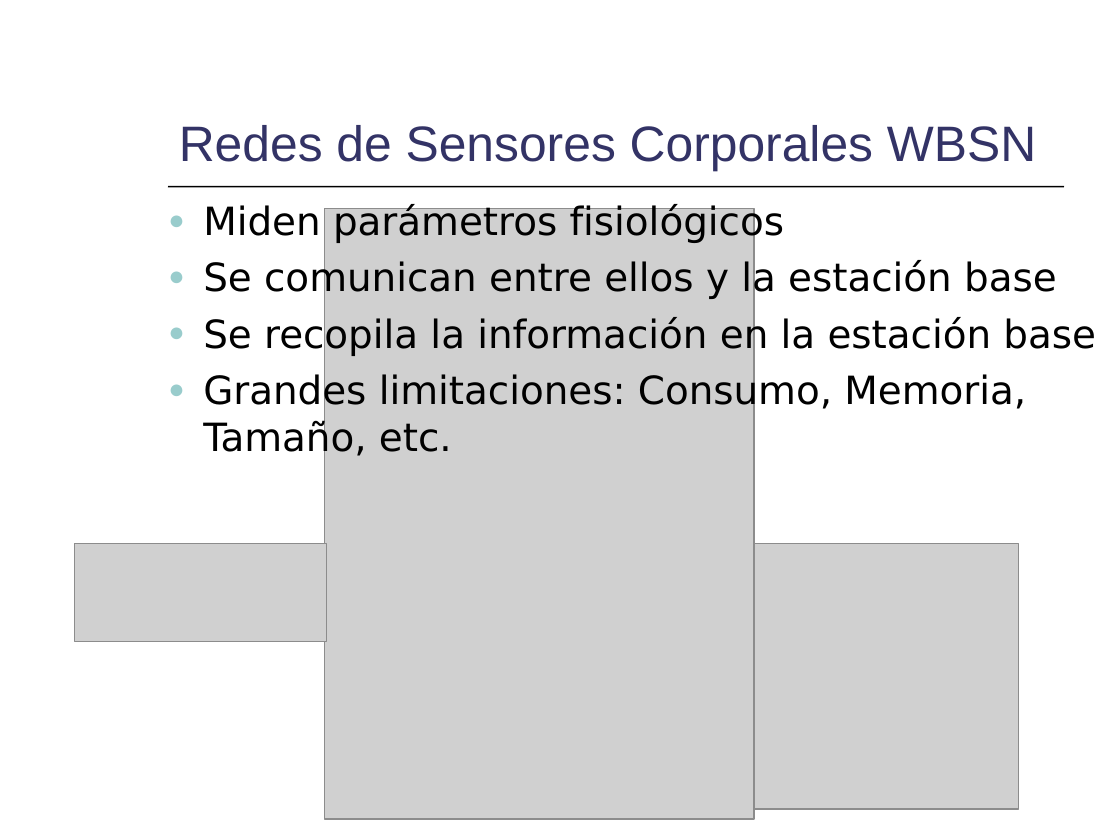
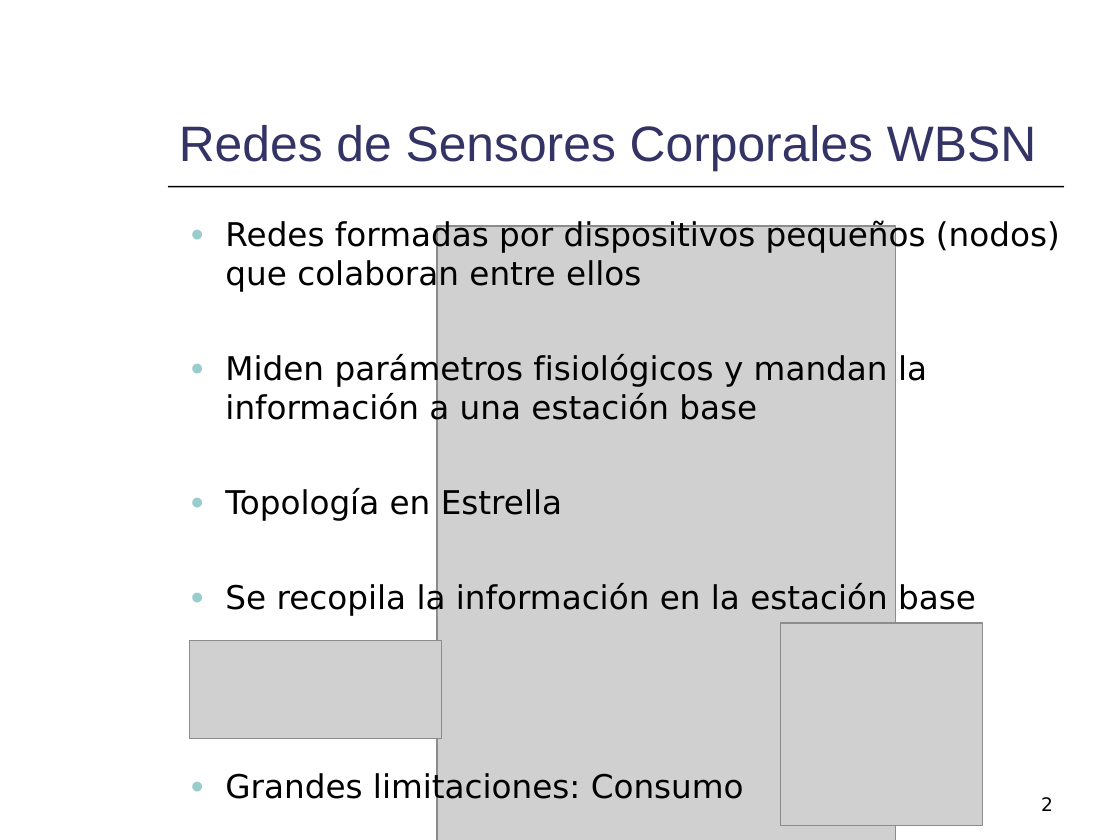
Before and after one commit to mmja/redsensores, a slide deck: slide 2 of Memoria/Consumo.ppt (slide 3 before the commit). Drawn at 1120x840 pixels with LibreOffice and Linux fonts; fonts in the diff are those of the drawing; grey boxes stand for pictures. Boxes give left, top, right and bottom in pixels: in the first picture for what was removed or moved away, otherwise in the second. Text is boxed around its words. In the diff, an @@ line names an element or a change of style, - is before the commit and + after.

```diff
--- a/Memoria/Consumo.ppt
+++ b/Memoria/Consumo.ppt
@@ text "Redes formadas por dispositivos pequeños ...": place and size @@
-text "Redes formadas por dispositivos pequeños ..." at bbox=[203, 203, 1096, 459]
+text "Redes formadas por dispositivos pequeños ..." at bbox=[225, 219, 1060, 805]
@@ text at bbox=[225, 219, 1060, 521]: text changed; size 25 to 21 pt @@
-  ● Miden parámetros fisiológicos
-  ● Se comunican entre ellos y la estación base
+  ● Redes formadas por dispositivos pequeños (nodos) que colaboran entre ellos
+  ● Miden parámetros fisiológicos y mandan la información a una estación base
+  ● Topología en Estrella
@@ picture: place and size @@
-picture at bbox=[325, 208, 754, 819]
+picture at bbox=[437, 226, 895, 840]
@@ text at bbox=[225, 582, 976, 616]: size 25 to 21 pt in "Se recopila la información en la estación ..."; less space between paragraphs @@
@@ picture: place and size @@
-picture at bbox=[754, 543, 1018, 809]
+picture at bbox=[781, 623, 982, 825]
@@ picture: place and size @@
-picture at bbox=[75, 543, 327, 642]
+picture at bbox=[189, 641, 441, 738]
@@ text at bbox=[225, 771, 744, 805]: text changed; size 25 to 21 pt @@
-  ● Grandes limitaciones: Consumo, Memoria, Tamaño, etc.
+  ● Grandes limitaciones: Consumo
@@ page number added at bbox=[1041, 797, 1053, 811], 12 pt, text #000000 @@
+2
```
Also in this commit, not shown: 14 other slides changed, 5 slides added, 1 slide removed.
